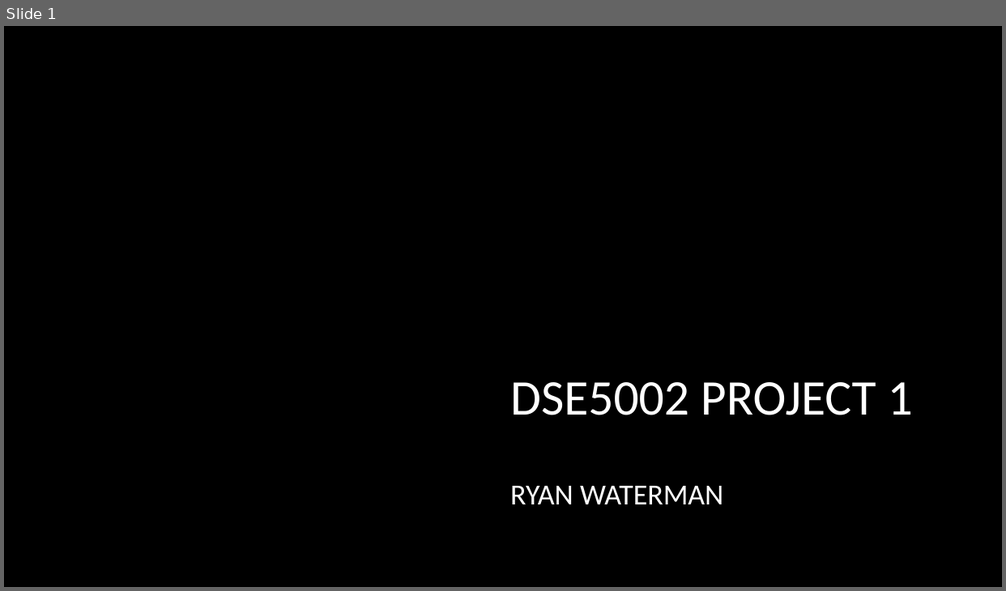
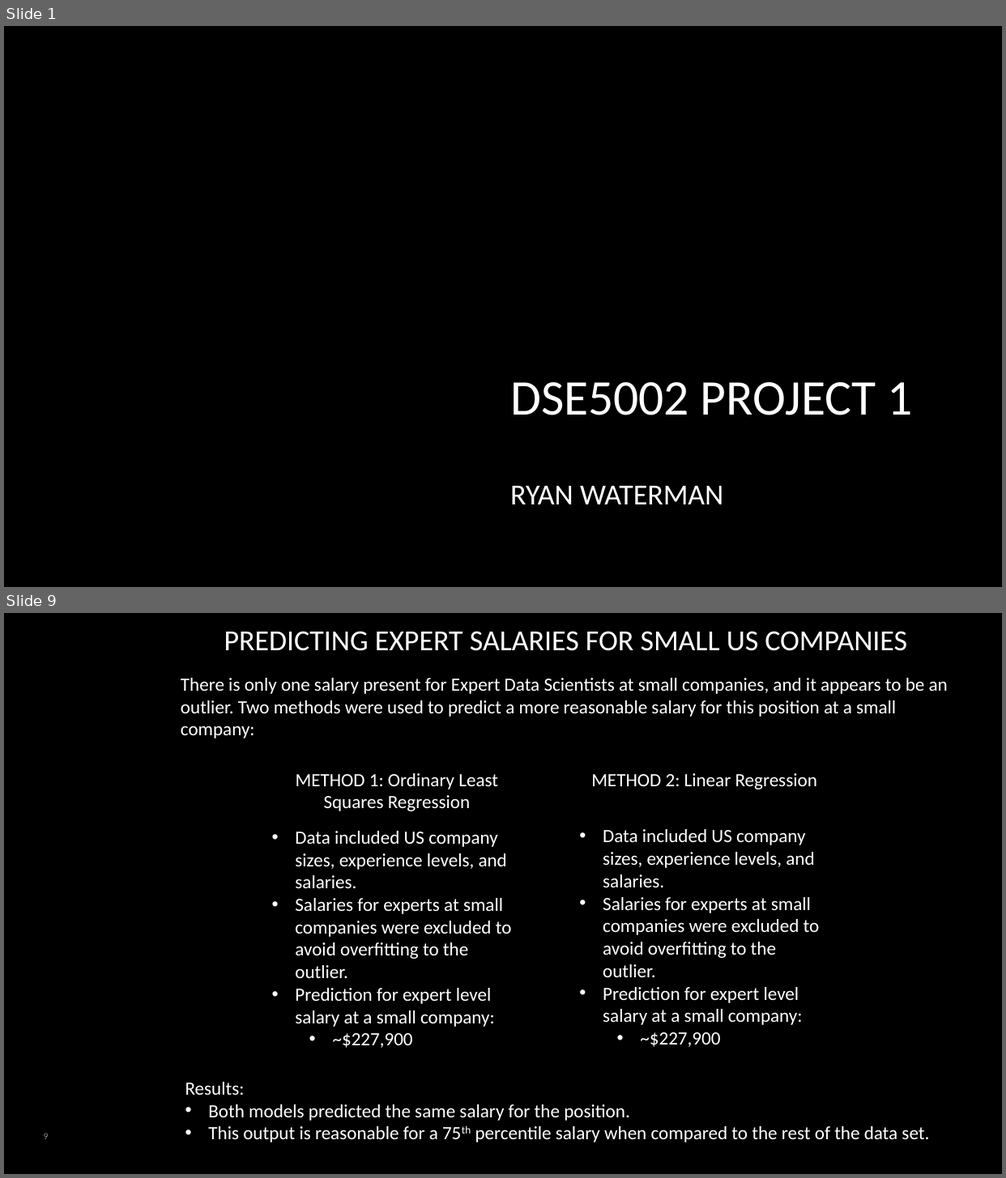
Before and after one commit to rcwaterman/DSE5002_Project_1, a slide deck: Presentation/Project_1_Presentation.pptx. Shown one above the other, each under a label of ours: slide 1 before the commit, slides 1 and 9 after it; the slides between them are not shown. The pictures are 1006x591 and 1006x1178 pixels, drawn with LibreOffice and Linux fonts; fonts in the diff are those of the drawing; background and template pictures are left out. Boxes give left, top, right and bottom in pixels: in the first picture for what was removed or moved away, otherwise in the second. Text is boxed around its words. In the diff, an @@ line names an element or a change of style, - is before the commit and + after.

```diff
--- a/Presentation/Project_1_Presentation.pptx
+++ b/Presentation/Project_1_Presentation.pptx
@@ slide 9 added at [4, 613, 1002, 1174], background #000000 @@
@@ title added at [224, 631, 907, 651], 28 pt, text #FFFFFF @@
+PREDICTING EXPERT SALARIES FOR SMALL US COMPANIES
@@ text added at [181, 678, 948, 739], 18 pt, text #FFFFFF @@
+There is only one salary present for Expert Data Scientists at small companies, and it appears to be an outlier. Two methods were used to predict a more reasonable salary for this position at a small company:
@@ text added at [296, 773, 498, 811], 18 pt, text #FFFFFF @@
+METHOD 1: Ordinary Least Squares Regression
@@ text added at [591, 773, 817, 790], 18 pt, text #FFFFFF @@
+METHOD 2: Linear Regression
@@ text added at [295, 831, 512, 1048], 18 pt, text #FFFFFF @@
+• Data included US company sizes, experience levels, and salaries.
+• Salaries for experts at small companies were excluded to avoid overfitting to the outlier.
+• Prediction for expert level salary at a small company:
+  • ~$227,900
@@ text added at [603, 829, 820, 1047], 18 pt, text #FFFFFF @@
+• Data included US company sizes, experience levels, and salaries.
+• Salaries for experts at small companies were excluded to avoid overfitting to the outlier.
+• Prediction for expert level salary at a small company:
+  • ~$227,900
@@ text added at [185, 1082, 929, 1143], 18 pt, text #FFFFFF @@
+Results:
+• Both models predicted the same salary for the position.
+• This output is reasonable for a 75th percentile salary when compared to the rest of the data set.
@@ page number added at [44, 1133, 49, 1139], 9 pt, text #8C8C8C @@
+9
```
Also in this commit, not shown: 10 other slides added, 1 slide removed, 5 other files.
